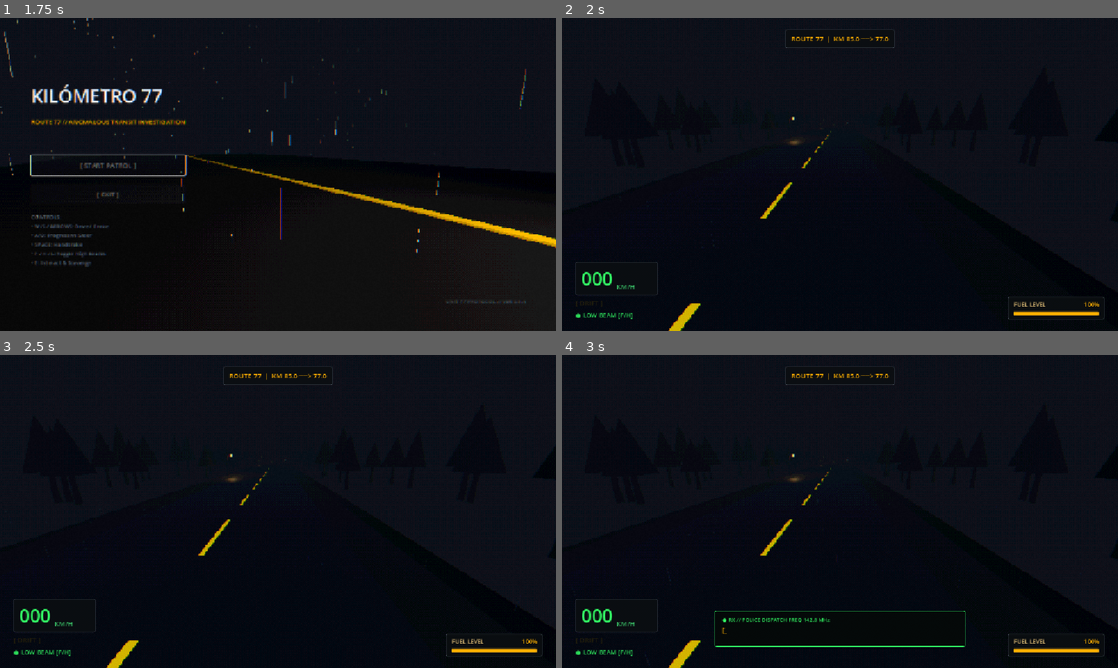
Above: before the commit, frames 1-4 (two rows, left to right).
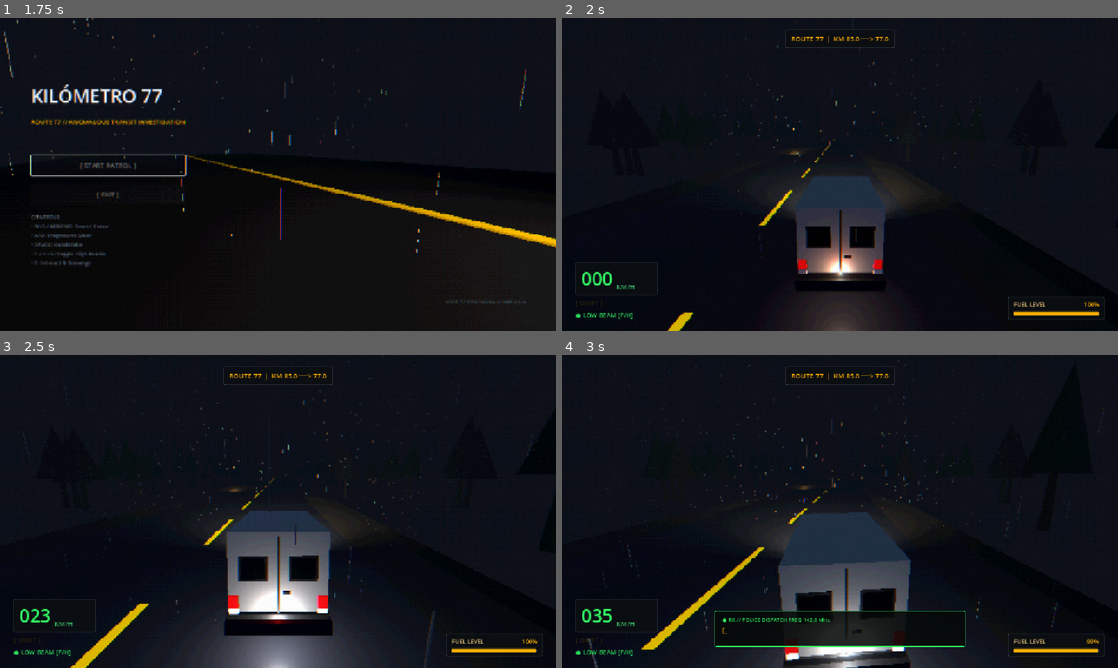
Above: after the commit, the same moments.

Repository: sebavidal10/km77
Game: Godot game, scene res://main_menu.tscn
Two runs of this game, one before a commit and one after it. Both use one fixed random seed, a clock stepped at 60 frames per second and the inputs below.
Inputs:
- Up to frame 1 (1.75 s): click "[ START PATROL ]" at 0.5 s; tap Enter at 1.25 s; hold Right (steer_right) from 1.28 s (still down); hold E (interact) from 1.28 s (still down)
- Up to frame 2 (2 s): keep holding Right (steer_right); keep holding E (interact)
- Up to frame 3 (2.5 s): release Right (steer_right) at 2.03 s; release E (interact) at 2.03 s; hold S (brake) from 2.03 s (still down); tap F (toggle_high_beams) at 2.1 s
- Up to frame 4 (3 s): release S (brake) at 2.78 s; hold Right (steer_right) from 2.78 s (still down); tap H at 2.85 s

Frame 1 is identical in both runs. In frame 2, 7.8% of the frame differs, in the area x 18-100%, y 2-100%; in frame 3, 12%, in the area x 4-97%, y 7-100%; in frame 4, 11%.
Error after the commit: Invalid assignment of property or key 'volumetric_fog_energy' with value of type 'float' on a base object of type 'SpotLight3D'. (res://van.gd:775)

Commit message:
fix(scene): define StandardMaterial3D_bumper before BoxMesh_mirror_arm in van.tscn and optimize reverse response

Diff:
--- a/van.gd
+++ b/van.gd
@@ -1124,7 +1124,7 @@
 		if current_fuel <= 0.0:
 			# Engine stalled out of fuel: coast to stop
 			fwd_speed = move_toward(fwd_speed, 0.0, coast_deceleration * delta)
-		elif fwd_speed < -0.5:
+		elif fwd_speed < -0.1:
 			# Traveling in reverse while throttle pressed: apply service brake to halt reverse
 			fwd_speed = move_toward(fwd_speed, 0.0, braking_force * delta)
 		else:
@@ -1137,7 +1137,7 @@
 			var effective_accel: float = acceleration_rate * launch_factor * drag_taper * throttle
 			fwd_speed = move_toward(fwd_speed, max_speed, effective_accel * delta)
 	elif throttle < 0.0:
-		if fwd_speed > 0.25:
+		if fwd_speed > 0.1:
 			# Service braking from forward motion: realistic stopping distance
 			fwd_speed = move_toward(fwd_speed, 0.0, braking_force * delta)
 		elif current_fuel <= 0.0:
--- a/van.tscn
+++ b/van.tscn
@@ -70,22 +70,22 @@
 metallic = 0.95
 metallic_specular = 1.0
 
-[sub_resource type="BoxMesh" id="BoxMesh_mirror_arm"]
-material = SubResource("StandardMaterial3D_bumper")
-size = Vector3(0.22, 0.04, 0.04)
-
-[sub_resource type="BoxMesh" id="BoxMesh_mirror_housing"]
-material = SubResource("StandardMaterial3D_trim")
-size = Vector3(0.07, 0.28, 0.18)
-
-[sub_resource type="BoxMesh" id="BoxMesh_mirror_glass"]
-material = SubResource("StandardMaterial3D_mirror_glass")
-size = Vector3(0.055, 0.25, 0.015)
-
 [sub_resource type="StandardMaterial3D" id="StandardMaterial3D_bumper"]
 albedo_color = Color(0.133333, 0.133333, 0.133333, 1)
 roughness = 0.7
 metallic = 0.35
+
+[sub_resource type="BoxMesh" id="BoxMesh_mirror_arm"]
+material = SubResource("StandardMaterial3D_bumper")
+size = Vector3(0.22, 0.04, 0.04)
+
+[sub_resource type="BoxMesh" id="BoxMesh_mirror_housing"]
+material = SubResource("StandardMaterial3D_trim")
+size = Vector3(0.07, 0.28, 0.18)
+
+[sub_resource type="BoxMesh" id="BoxMesh_mirror_glass"]
+material = SubResource("StandardMaterial3D_mirror_glass")
+size = Vector3(0.055, 0.25, 0.015)
 
 [sub_resource type="BoxMesh" id="BoxMesh_door_handle"]
 material = SubResource("StandardMaterial3D_bumper")
